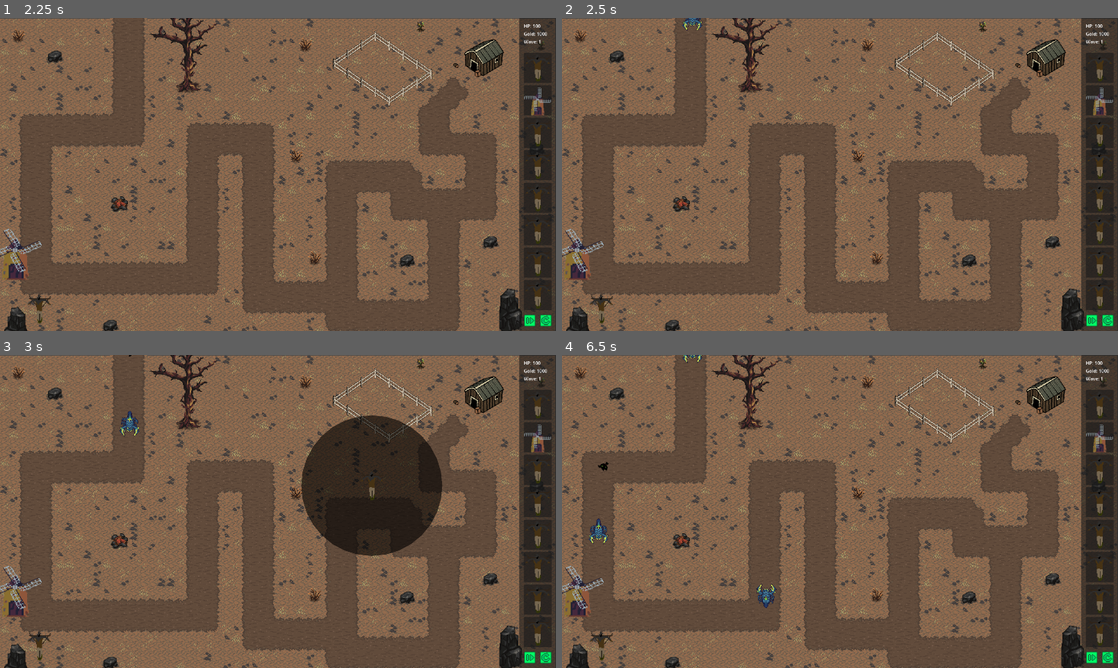
Above: before the commit, frames 1-4 (two rows, left to right).
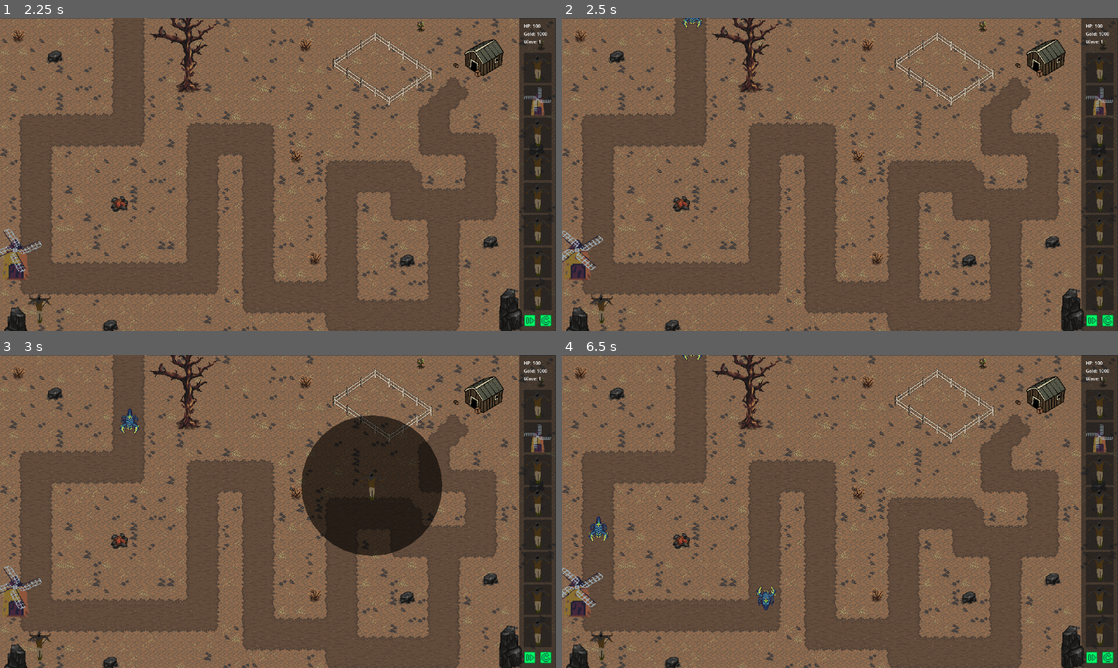
Above: after the commit, the same moments.

Repository: SergioMorales12/Plaga-de-la-granja--Defensa-al-amanecer
Game: Godot game, scene res://scenes/login.tscn
Same seed, same stepped clock (60 frames per second), same inputs: the game is played once before the commit and once after it.
Inputs (mouse positions are in pixels of both pictures, inside the frame that each line leads up to):
- Up to frame 1 (2.25 s): click (278, 202) at 0.52 s; type "Alex" at 0.6 s; click (278, 215) at 0.75 s; type "12" at 0.83 s; click "Login" at 1.25 s; click "Start Game" at 2 s
- Up to frame 2 (2.5 s): no input
- Up to frame 3 (3 s): tap Enter (ui_accept) at 2.75 s; drag from (539, 405) to (38, 649) at 2.77 s
- Up to frame 4 (6.5 s): drag from (1101, 436) to (689, 380) at 3.52 s; move the mouse to (1101, 470) at 4.27 s; hold Right (ui_right) 4.28-5 s; hold Ctrl 4.28-5 s; click (1101, 470) at 4.42 s; drag from (1101, 502) to (689, 467) at 5.02 s; drag from (1101, 533) to (600, 649) at 5.77 s

Frame 1 is identical in both runs. In frame 2, 0.5% of the frame differs, in the area x 0-26%, y 0-82%; in frame 3, 0.1%; in frame 4, 0.7%, in the area x 0-39%, y 0-82%.

Commit message:
Cambia de escena pero da error a la segunda
Cuando paso al mapa y despues intentro otra vez ir al mapa me da error y no se ve nada

Diff:
--- a/scenes/mapa.tscn
+++ b/scenes/mapa.tscn
@@ -8,7 +8,6 @@
 [ext_resource type="PackedScene" uid="uid://iopwhmejcr8b" path="res://addons/RadialMenu/RadialMenu.tscn" id="6_k7lwh"]
 [ext_resource type="Script" uid="uid://bbu42uj8krie2" path="res://scripts/path_2d_spawner.gd" id="7_vsp40"]
 [ext_resource type="PackedScene" uid="uid://dpimiyfhgom4j" path="res://scenes/enemi/scorpion.tscn" id="8_ijeqm"]
-[ext_resource type="PackedScene" uid="uid://cl6tplu7eq42w" path="res://scenes/enemi/cuervo.tscn" id="9_mt72o"]
 [ext_resource type="PackedScene" uid="uid://7m3yc8kjlxrr" path="res://scenes/towers/espanta_pajaros.tscn" id="9_vsp40"]
 [ext_resource type="PackedScene" uid="uid://dd7648vr35fwd" path="res://scenes/panel_torretas.tscn" id="11_k3j34"]
 [ext_resource type="PackedScene" uid="uid://c323ipjct152v" path="res://scenes/towers/molino.tscn" id="11_pu8w0"]
@@ -2363,10 +2362,6 @@
 position = Vector2(375, -127)
 rotation = 0.0161365
 
-[node name="cuervo" parent="Path2D" instance=ExtResource("9_mt72o")]
-position = Vector2(375, -127)
-rotation = 0.0161365
-
 [node name="towers" type="Node2D" parent="."]
 
 [node name="espantaPajaros" parent="towers" instance=ExtResource("9_vsp40")]
--- a/scenes/panel_torretas.tscn
+++ b/scenes/panel_torretas.tscn
@@ -1,7 +1,6 @@
-[gd_scene load_steps=7 format=3 uid="uid://dd7648vr35fwd"]
+[gd_scene load_steps=6 format=3 uid="uid://dd7648vr35fwd"]
 
 [ext_resource type="PackedScene" uid="uid://wpa1itv5jsjd" path="res://scenes/espanta.tscn" id="1_0v6n7"]
-[ext_resource type="Script" uid="uid://w80mcs40n62n" path="res://scenes/player.gd" id="1_u7ojl"]
 [ext_resource type="PackedScene" uid="uid://beyfb6dg5dp5o" path="res://scenes/molino.tscn" id="2_xxsy2"]
 [ext_resource type="Texture2D" uid="uid://pwglm1r82t6s" path="res://asserts/ui/start.png" id="4_u7ojl"]
 [ext_resource type="Texture2D" uid="uid://1gxn85nn6r8j" path="res://asserts/ui/accelerate.png" id="4_wa3ac"]
@@ -14,7 +13,6 @@
 anchor_bottom = 1.0
 grow_horizontal = 2
 grow_vertical = 2
-script = ExtResource("1_u7ojl")
 
 [node name="Panel" type="Panel" parent="."]
 custom_minimum_size = Vector2(128, 1080)
--- a/scenes/player.gd
+++ b/scenes/player.gd
@@ -12,10 +12,12 @@
 
 func _ready():
 	await get_tree().process_frame
-	_init_ui()
+	call_deferred("_init_ui")
 
 
 func _init_ui():
+	print_tree()
+
 	hp_label = get_node_or_null("/root/Mapa/panel_torretas/Panel/Stats/Hp")
 	gold_label = get_node_or_null("/root/Mapa/panel_torretas/Panel/Stats/Gold")
 	wave_label = get_node_or_null("/root/Mapa/panel_torretas/Panel/Stats/Wave")
@@ -23,6 +25,8 @@
 	if damage_overlay:
 		damage_overlay.mouse_filter = Control.MOUSE_FILTER_IGNORE
 	update_ui()
+
+
 
 func reduce_player_life(amount):
 	amount *= dificulty
@@ -38,7 +42,7 @@
 func update_ui():
 	if not hp_label or not gold_label or not wave_label:
 		print("UI no inicializada aún, se omite actualización")
-		return  # ← salir sin hacer nada si no están listos
+		return
 
 	hp_label.text = "HP: " + str(player_life)
 	gold_label.text = "Gold: " + str(player_gold)
--- a/scenes/towers/espanta_pajaros.tscn
+++ b/scenes/towers/espanta_pajaros.tscn
@@ -82,6 +82,7 @@
 shape = SubResource("CircleShape2D_ee8iy")
 
 [node name="attack_timer" type="Timer" parent="."]
+autostart = true
 
 [node name="Area" type="Panel" parent="."]
 visible = false
--- a/scripts/Global.gd
+++ b/scripts/Global.gd
@@ -5,11 +5,6 @@
 var mapSelectContainer : Node2D
 
 func change_scene(new_scene_path: String):
-	var nueva_escena = load(new_scene_path).instantiate()
-	var escena_actual = get_tree().current_scene
 
-	if escena_actual:
-		escena_actual.queue_free()
-
-	get_tree().root.add_child(nueva_escena)
-	get_tree().current_scene = nueva_escena
+	get_tree().change_scene_to_file(new_scene_path)
+	print_stack()
--- a/scripts/espanta_pajaros.gd
+++ b/scripts/espanta_pajaros.gd
@@ -10,13 +10,6 @@
 var current_target = null
 var can_attack = false
 
-func _ready():
-	$Area2D.monitoring = true
-	set_process(true)
-	var attack_timer = $attack_timer
-	attack_timer.wait_time = attack_interval
-	attack_timer.one_shot = false
-	attack_timer.start()
 
 func _process(_delta):
 	if current_target and is_instance_valid(current_target) and current_target in enemigos and !current_target.is_dead:
--- a/scripts/main_menu.gd
+++ b/scripts/main_menu.gd
@@ -57,8 +57,7 @@
 	get_tree().quit()
 
 func _on_start_button_pressed():
-	if not mapSelectContainer:
-		Global.change_scene("res://scenes/mapa.tscn")
+	Global.change_scene("res://scenes/mapa.tscn")
 
 
 func _on_continue_button_pressed():
--- a/scripts/molino.gd
+++ b/scripts/molino.gd
@@ -8,7 +8,6 @@
 var can_place = true
 
 func _ready():
-	$Area2D.monitoring = true
 	set_process(true)
 
 func _process(_delta):
--- a/scripts/path_2d_spawner.gd
+++ b/scripts/path_2d_spawner.gd
@@ -4,6 +4,9 @@
 @export var spawnerTime = 0
 
 var enemi1 = preload("res://scenes/enemi/scorpion.tscn")
+
+func _ready() -> void:
+	Player._init_ui()
 
 func _process(delta: float) -> void:
 	timer += delta
Binary file added: asserts/Monster Pack 6 (Dragons)/Dragon Hatchling.gif
Binary file added: asserts/Monster Pack 6 (Dragons)/Dragon.gif
Binary file added: asserts/Monster Pack 6 (Dragons)/Spritesheets/Dragon/Dragon_Attack.png
Not shown, added: asserts/Monster Pack 6 (Dragons)/Spritesheets/Dragon/Dragon_Attack.png.import
Binary file added: asserts/Monster Pack 6 (Dragons)/Spritesheets/Dragon/Dragon_Idle.png
Not shown, added: asserts/Monster Pack 6 (Dragons)/Spritesheets/Dragon/Dragon_Idle.png.import
Binary file added: asserts/Monster Pack 6 (Dragons)/Spritesheets/Dragon/Dragon_Landing.png
Not shown, added: asserts/Monster Pack 6 (Dragons)/Spritesheets/Dragon/Dragon_Landing.png.import
Binary file added: asserts/Monster Pack 6 (Dragons)/Spritesheets/Dragon/Dragon_LiftOff.png
Not shown, added: asserts/Monster Pack 6 (Dragons)/Spritesheets/Dragon/Dragon_LiftOff.png.import
Binary file added: asserts/Monster Pack 6 (Dragons)/Spritesheets/Dragon/Dragon_Move.png
Not shown, added: asserts/Monster Pack 6 (Dragons)/Spritesheets/Dragon/Dragon_Move.png.import
(and 10 more such lines)
